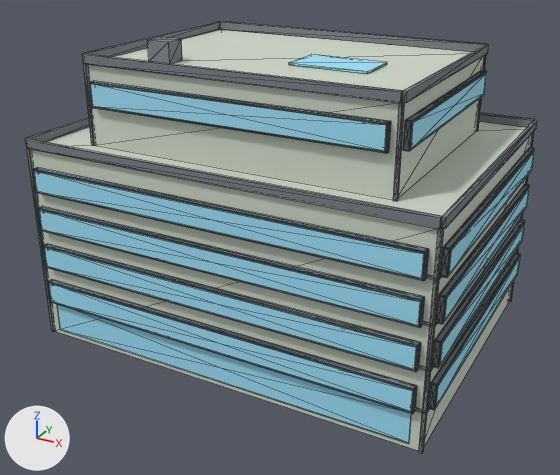
Before and after pictures for a commit that changed the glTF model public/buildings/lot_4x3.glb.
The view is the same before and after, from a 50 mm lens placed at (41.6, -38.3, 31.6), pointed at (15.3, 9.5, 7.7). Lighting does not change. The marker at lower left points along +X, +Y and +Z. The older version comes first. Mesh edges are drawn as thin lines.

The scene before the commit, as lines of its bpy script (objects in view):
```python
mat_lot_4x3_glass = principled_material('lot_4x3_glass')
mat_lot_4x3_glass.base_color = (0.35, 0.75, 0.95)  # cyan #a0e1f9
mat_lot_4x3_glass.roughness = 0.85
me_lot_4x3 = bpy.data.meshes.new('lot_4x3')
me_lot_4x3.from_pydata(...)  # 1504 vertices, 2292 faces; spans x -0.5..31.0, y -0.5..23.0, z 0.0..22.5
# faces by material slot: [24, 504, 1752, 12]
me_lot_4x3.materials.append(mat_lot_4x3)  # light grey #ced7c8
me_lot_4x3.materials.append(mat_lot_4x3_glass)  # cyan #a0e1f9
me_lot_4x3.materials.append(mat_lot_4x3_trim)  # grey #7c8186
me_lot_4x3.materials.append(mat_lot_4x3_sign)  # yellow #f6d481
ob_lot_4x3 = bpy.data.objects.new('lot_4x3', me_lot_4x3)
ob_lot_4x3.location = (0.0, 0.0, 0.0)
```
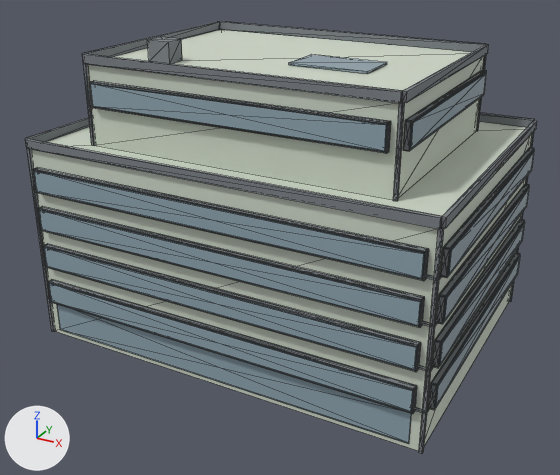
What differs and where, as boxes (x1, y1, x2, y2) in the pictures (560 x 475 px):
'lot_4x3', recoloured (cyan to greyish blue): (32, 52, 535, 445) in both

The change, as a list of edits to the scene's bpy script:
```text
Change mat_lot_4x3_glass:
    mat_lot_4x3_glass.base_color: (0.35, 0.75, 0.95) -> (0.28, 0.38, 0.44)  # cyan #a0e1f9 -> greyish blue #90a6b1
```
